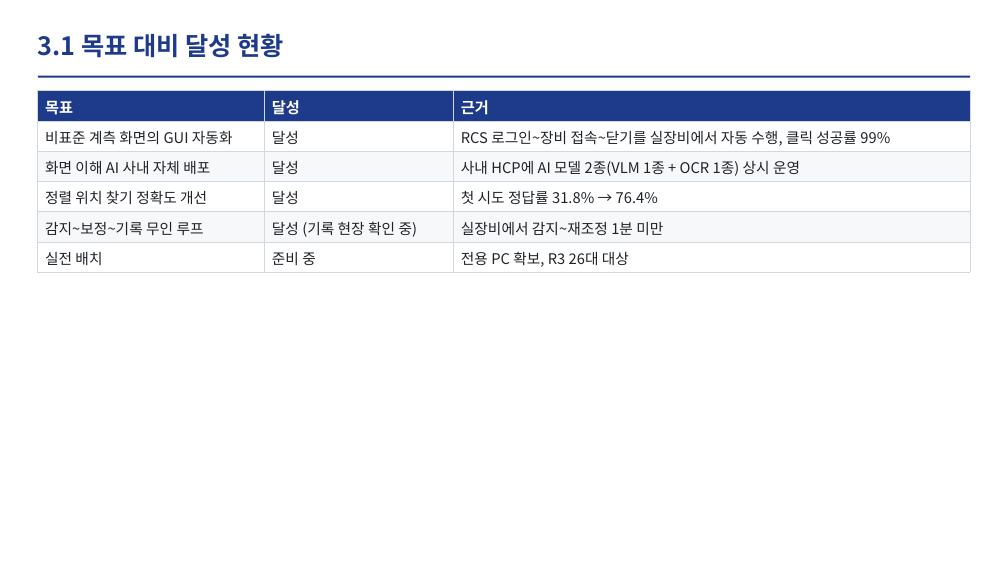
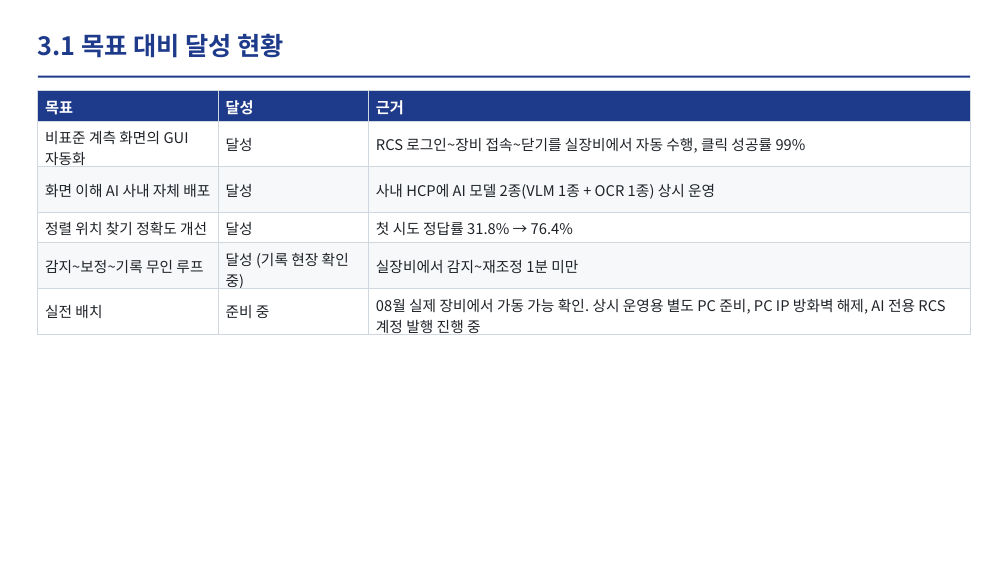
Before and after one commit to DarrenKoi/auto_recipe_creator, a slide deck: slide 7 of docs/project_progress/img/07/07_slides.pptx. Drawn at 1008x567 pixels with LibreOffice and Linux fonts; fonts in the diff are those of the drawing. Boxes give left, top, right and bottom in pixels: in the first picture for what was removed or moved away, otherwise in the second. Text is boxed around its words. In the diff, an @@ line names an element or a change of style, - is before the commit and + after.

```diff
--- a/docs/project_progress/img/07/07_slides.pptx
+++ b/docs/project_progress/img/07/07_slides.pptx
@@ table at (38,91,971,339) @@
-row 6, column 3: 전용 PC 확보, R3 26대 대상
+row 6, column 3: 08월 실제 장비에서 가동 가능 확인. 상시 운영용 별도 PC 준비, PC IP 방화벽 해제, AI 전용 RCS 계정 발행 진행 중
```
Also in this commit, not shown: 2 other files.
